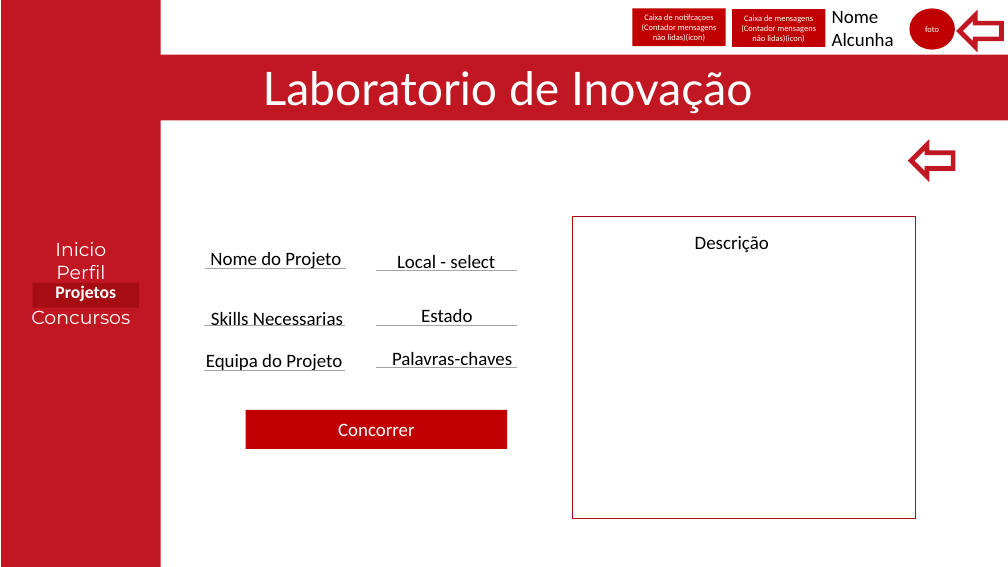
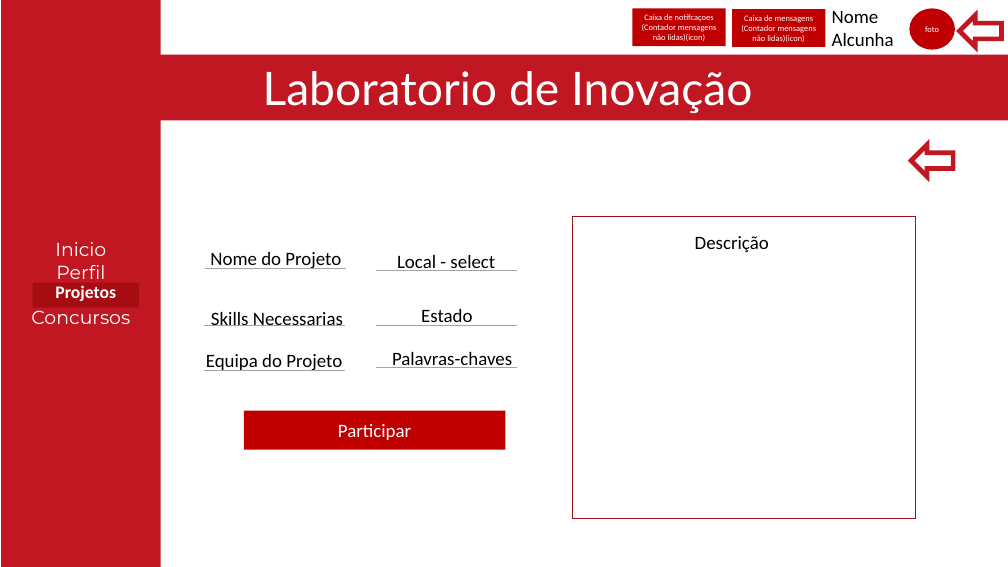
Before and after one commit to Reaf25pt/CriticalProject, a slide deck: slide 15 of frontend/Projetofinal.pptx (slide 16 before the commit). Drawn at 1008x567 pixels with LibreOffice and Linux fonts; fonts in the diff are those of the drawing. Boxes give left, top, right and bottom in pixels: in the first picture for what was removed or moved away, otherwise in the second. Text is boxed around its words. In the diff, an @@ line names an element or a change of style, - is before the commit and + after.

```diff
--- a/frontend/Projetofinal.pptx
+++ b/frontend/Projetofinal.pptx
@@ text in rectangle at [338,424,411,440]: text changed @@
-Concorrer
+Participar
```
Also in this commit, not shown: 1 other slide changed, 1 slide removed, 7 other files.
